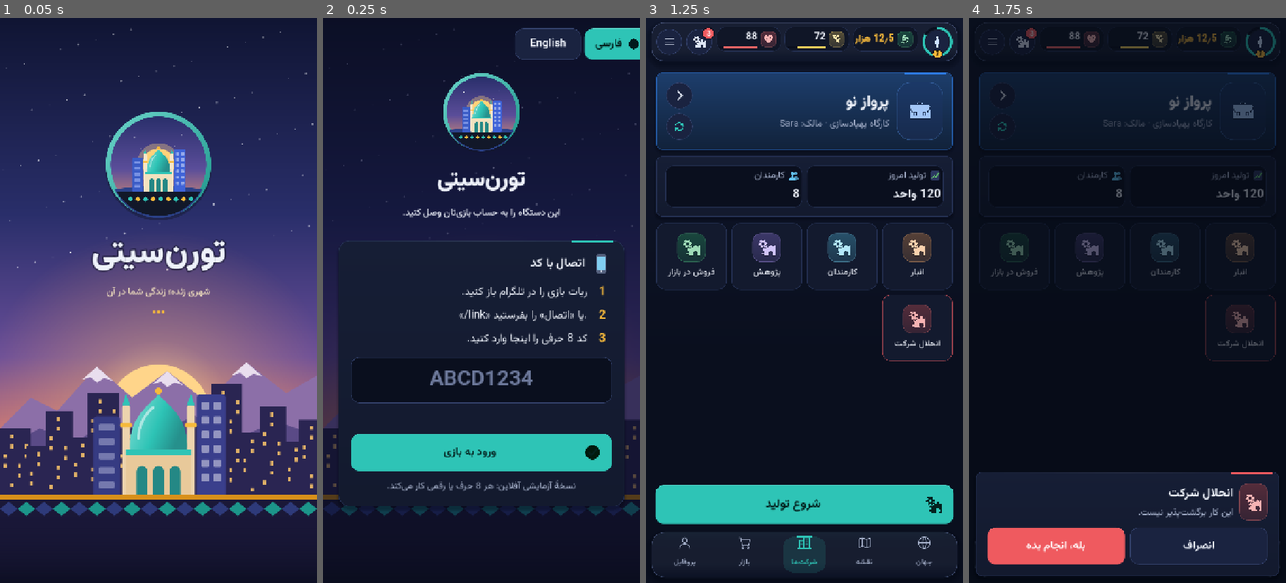
Above: before the commit, frames 1-4 (left to right).
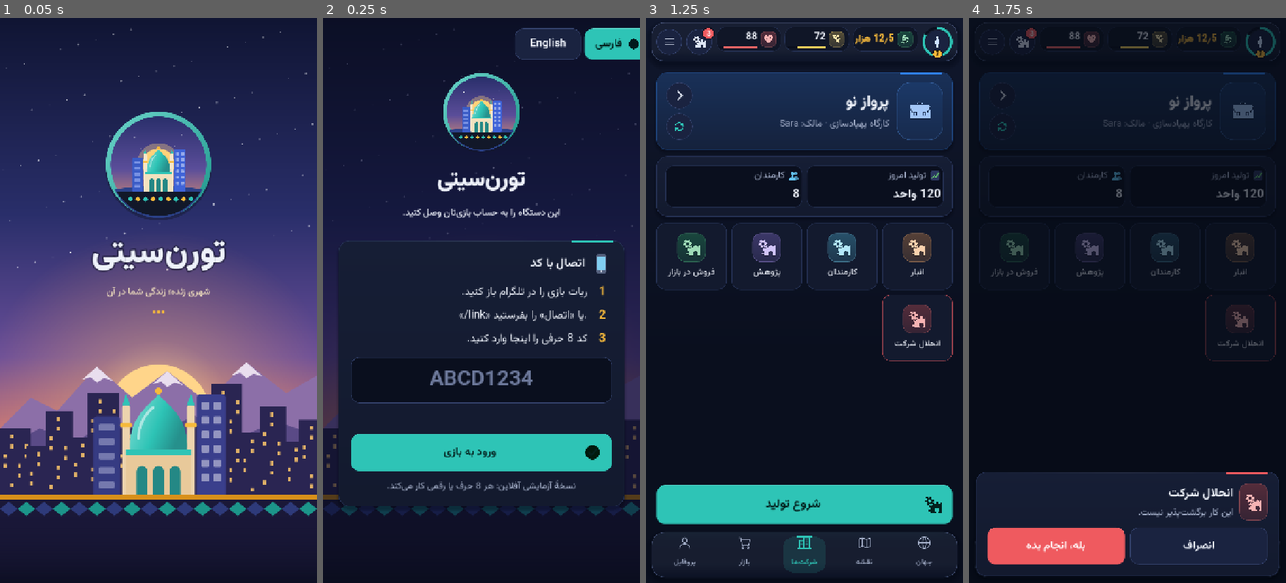
Above: after the commit, the same moments.

Repository: mrjvadi/torncity-client
Game: Godot game, scene res://dev/screenshots.tscn
Two runs of this game, one before a commit and one after it. Both use one fixed random seed, a clock stepped at 60 frames per second and the inputs below. This scene is started directly instead of the project's main scene.
Inputs (mouse positions are in pixels of both pictures, inside the frame that each line leads up to):
- Up to frame 1 (0.05 s): no input
- Up to frame 2 (0.25 s): no input
- Up to frame 3 (1.25 s): click (668, 85) at 0.52 s
- Up to frame 4 (1.75 s): click (1003, 97) at 1.27 s

Frames 1-2 are identical in both runs. In frame 3, 0.5% of the frame differs, in the area x 2-98%, y 9-90%; in frame 4, 0.1%.
Error before the commit: Left operand of 'is' is a previously freed instance. (res://dev/screenshots.gd:112)

Commit message:
Redesign screens: token-tinted hero cards, quieter bank presets, desktop fit
Hero cards (profile, bank, job, education, companies, generic card) take
their colour from the tokens through GlowPanel.tint_with instead of
hard-coded navy; the bank's preset amounts are tonal so the full-width
"everything" button reads as the main one; the last hard-coded screen
colours move to tokens. On desktop the sidebar gets its margin and the
pinned action is as wide as the content column. The screenshot harness
no longer trips over the sheet it frees.

Co-Authored-By: Claude Opus 5.5 <noreply@anthropic.com>
Claude-Session: https://claude.ai/code/session_01WDMiUCmQ5XXQeNc9jRKFng

Diff:
--- a/dev/screenshots.gd
+++ b/dev/screenshots.gd
@@ -109,7 +109,7 @@
 			shell.close_drawer()
 			# the "confirm" shot leaves its sheet open over the next screens
 			for n in get_tree().root.find_children("*", "", true, false):
-				if n is ConfirmSheet:
+				if is_instance_valid(n) and n is ConfirmSheet:
 					n.free()
 			var saved_inventory = null
 			var saved_notices = null
--- a/src/scenes/shell.gd
+++ b/src/scenes/shell.gd
@@ -17,6 +17,7 @@
 var _safe: MarginContainer
 var side: SideMenu
 var _sidebar: VBoxContainer     # the desktop column: player card + menu
+var _sidebar_box: MarginContainer
 var _stage: Control             # the screen area: host + floating HUD, nav, FAB
 var _fab: Fab
 var _drawer: Control            # the phone drawer overlay
@@ -34,9 +35,10 @@
 	var row := UI.hbox(0)
 	_safe.add_child(row)
 	_sidebar = UI.vbox(12)
-	_sidebar.custom_minimum_size = Vector2(500, 0)
-	_sidebar.visible = false
-	row.add_child(_sidebar)
+	_sidebar.custom_minimum_size = Vector2(480, 0)
+	_sidebar_box = UI.margin(_sidebar, 12, 12, 12, 12)
+	_sidebar_box.visible = false
+	row.add_child(_sidebar_box)
 	_stage = Control.new()
 	_stage.size_flags_horizontal = Control.SIZE_EXPAND_FILL
 	_stage.size_flags_vertical = Control.SIZE_EXPAND_FILL
@@ -113,14 +115,14 @@
 		side.get_parent().remove_child(side)
 	if wide:
 		close_drawer()
-		_sidebar.visible = true
+		_sidebar_box.visible = true
 		hud.set_sidebar(true)
 		hud.set_anchors_preset(Control.PRESET_TOP_LEFT)
 		_sidebar.add_child(hud)
 		side.size_flags_vertical = Control.SIZE_EXPAND_FILL
 		_sidebar.add_child(side)
 	else:
-		_sidebar.visible = false
+		_sidebar_box.visible = false
 		hud.set_sidebar(false)
 		_stage.add_child(hud)
 		hud.set_anchors_preset(Control.PRESET_TOP_WIDE)
--- a/src/screens/bank.gd
+++ b/src/screens/bank.gd
@@ -11,9 +11,8 @@
 		content.add_child(notice_banner(I18n.t("bank.closed"), "warn"))
 	# balance hero
 	var hero := GlowPanel.new()
-	hero.top_color = Color("#1E4E9A")
-	hero.bottom_color = Color("#12305F")
-	hero.accent = AppTheme.col("sky", 0.9)
+	hero.tint_with(AppTheme.col("lapis"), 0.3)
+	hero.accent = AppTheme.col("info")
 	hero.padding = 26
 	var hv := UI.vbox(8)
 	hv.add_child(UI.hbox(10, [UI.icon("bank", 44), UI.label(I18n.t("stat.bank"), "SmallLabel")]))
@@ -61,7 +60,9 @@
 		if nonce == "nall":
 			full_width.append(a)
 			continue
-		var b := UI.action_button(a, "GoldButton" if icon_name == "deposit" else "Button")
+		# the presets are quick picks: tonal, so the one full-width
+		# "everything" button below stays the obvious one
+		var b := UI.action_button(a, "TonalGold" if icon_name == "deposit" else "TonalPrimary")
 		b.size_flags_horizontal = Control.SIZE_EXPAND_FILL
 		b.add_theme_font_size_override("font_size", 22)
 		b.disabled = not enabled
--- a/src/screens/card.gd
+++ b/src/screens/card.gd
@@ -26,12 +26,9 @@
 	var g := AssetLib.action_glyph(cmd)
 	var tint: Color = g.get("tint", AppTheme.col("primary"))
 	var hero := GlowPanel.new()
-	hero.radius = 14
 	hero.padding = 22
-	hero.top_color = Color("#16243A").lerp(tint, 0.28)
-	hero.bottom_color = Color("#0F1A2B").lerp(tint, 0.08)
-	hero.border_color = Color(tint, 0.55)
-	hero.accent = Color(tint, 0.9)
+	hero.tint_with(tint, 0.22)
+	hero.accent = tint
 	var row := UI.hbox(18)
 	hero.add_child(row)
 	row.add_child(IconBadge.make(g, 104))
@@ -57,7 +54,6 @@
 
 func _block(b: Dictionary) -> Control:
 	var p := GlowPanel.new()
-	p.radius = 12
 	p.padding = 20
 	var box := UI.vbox(12)
 	p.add_child(box)
@@ -124,7 +120,7 @@
 	if not last:
 		var sep := ColorRect.new()
 		sep.custom_minimum_size.y = 1
-		sep.color = Color("#2B4468", 0.6)
+		sep.color = AppTheme.col("stroke")
 		r.add_child(sep)
 	return r
 
--- a/src/screens/city.gd
+++ b/src/screens/city.gd
@@ -39,7 +39,7 @@
 	bcol.add_child(cname)
 	_status_label = UI.label("", "DimLabel")
 	_status_label.add_theme_font_size_override("font_size", 19)
-	_status_label.add_theme_color_override("font_color", Color("#C9D5E8"))
+	_status_label.add_theme_color_override("font_color", AppTheme.col("text_2"))
 	_status_label.clip_text = true
 	bcol.add_child(_status_label)
 	brow.add_child(bcol)
--- a/src/screens/companies.gd
+++ b/src/screens/companies.gd
@@ -30,10 +30,9 @@
 	var gl := AssetLib.glyph_for("company_type", t)
 	var tint: Color = gl.get("tint", AppTheme.col("primary"))
 	var p := GlowPanel.new()
-	p.radius = 14
 	p.padding = 20
-	p.top_color = Color("#1A2A43").lerp(tint, 0.14)
-	p.accent = Color(tint, 0.8)
+	p.tint_with(tint, 0.1)
+	p.accent = tint
 	var box := UI.vbox(14)
 	p.add_child(box)
 	var head := UI.hbox(16)
@@ -43,7 +42,7 @@
 	col.add_child(UI.label(str(c.get("name", "")), "HeadLabel"))
 	var sub := UI.hbox(8)
 	sub.add_child(UI.chip("", Content.name_of("company_type", t), Color(tint, 0.25)))
-	sub.add_child(UI.chip("", I18n.t("profile.level", {"level": I18n.num(int(c.get("level", 1)))}), Color("#2B4468")))
+	sub.add_child(UI.chip("", I18n.t("profile.level", {"level": I18n.num(int(c.get("level", 1)))}), AppTheme.col("surface_3")))
 	col.add_child(sub)
 	head.add_child(col)
 	box.add_child(head)
--- a/src/screens/crime.gd
+++ b/src/screens/crime.gd
@@ -42,7 +42,6 @@
 	var chance := int(c.get("chance", 0))
 	var col := AppTheme.col("success") if chance >= 60 else (AppTheme.col("gold") if chance >= 30 else AppTheme.col("danger"))
 	var p := GlowPanel.new()
-	p.radius = 14
 	p.padding = 16
 	p.size_flags_horizontal = Control.SIZE_EXPAND_FILL
 	var box := UI.vbox(10)
--- a/src/screens/education.gd
+++ b/src/screens/education.gd
@@ -37,9 +37,8 @@
 
 func _active(c: Dictionary) -> Control:
 	var p := GlowPanel.new()
-	p.radius = 14
 	p.padding = 22
-	p.top_color = Color("#1F3150").lerp(AppTheme.col("violet"), 0.2)
+	p.tint_with(AppTheme.col("violet"), 0.2)
 	p.accent = AppTheme.col("violet")
 	var box := UI.vbox(12)
 	p.add_child(box)
@@ -70,7 +69,6 @@
 	var status := str(c.get("status", ""))
 	var co: Dictionary = c.get("course", {})
 	var p := GlowPanel.new()
-	p.radius = 14
 	p.padding = 16
 	p.size_flags_horizontal = Control.SIZE_EXPAND_FILL
 	var box := UI.vbox(10)
--- a/src/screens/game_screen.gd
+++ b/src/screens/game_screen.gd
@@ -205,8 +205,13 @@
 	bar.mouse_filter = Control.MOUSE_FILTER_IGNORE
 	var b := ActionKit.cta(a, self)
 	b.set_anchors_preset(Control.PRESET_BOTTOM_WIDE)
-	b.offset_left = 22
-	b.offset_right = -22
+	# as wide as the content column (the readable measure on wide screens)
+	var fit := func():
+		var side := maxi(AppTheme.GUTTER, int((size.x - 1040.0) / 2.0))
+		b.offset_left = side
+		b.offset_right = -side
+	fit.call()
+	resized.connect(fit)
 	b.offset_bottom = -18
 	b.offset_top = -106
 	bar.add_child(b)
--- a/src/screens/job.gd
+++ b/src/screens/job.gd
@@ -17,8 +17,7 @@
 		return
 	var j: Dictionary = v.get("job", {}) if v.get("job") is Dictionary else {}
 	var hero := GlowPanel.new()
-	hero.top_color = Color("#1F3150")
-	hero.bottom_color = Color("#132139")
+	hero.tint_with(AppTheme.col("brick"), 0.14)
 	hero.accent = AppTheme.col("brick")
 	hero.padding = 24
 	var hv := UI.vbox(10)
--- a/src/screens/market.gd
+++ b/src/screens/market.gd
@@ -63,7 +63,7 @@
 	var code := str(item.get("code", ""))
 	var p := PanelContainer.new()
 	var sb := StyleBoxFlat.new()
-	sb.bg_color = Color("#16243A", 0.55) if zebra else Color(0, 0, 0, 0)
+	sb.bg_color = AppTheme.col("surface_2", 0.45) if zebra else Color(0, 0, 0, 0)
 	sb.set_corner_radius_all(8)
 	sb.content_margin_left = 12
 	sb.content_margin_right = 12
--- a/src/screens/profile.gd
+++ b/src/screens/profile.gd
@@ -8,9 +8,8 @@
 	scroll_body(18)
 	var v := view
 	var hero := GlowPanel.new()
-	hero.top_color = Color("#1F3150")
-	hero.bottom_color = Color("#132139")
-	hero.accent = AppTheme.col("primary", 0.8)
+	hero.tint_with(AppTheme.col("primary"), 0.12)
+	hero.accent = AppTheme.col("primary")
 	hero.padding = 24
 	var hbox := UI.hbox(20)
 	var av := AvatarBadge.new()
--- a/src/ui/confirm_sheet.gd
+++ b/src/ui/confirm_sheet.gd
@@ -31,7 +31,7 @@
 	dim.gui_input.connect(func(e): if e is InputEventMouseButton and e.pressed: _close())
 	add_child(dim)
 	var sheet := GlowPanel.new()
-	sheet.radius = 14
+	sheet.radius = AppTheme.R_CARD
 	sheet.padding = 26
 	sheet.accent = AppTheme.col("danger" if danger else "blue")
 	sheet.set_anchors_preset(Control.PRESET_BOTTOM_WIDE)
